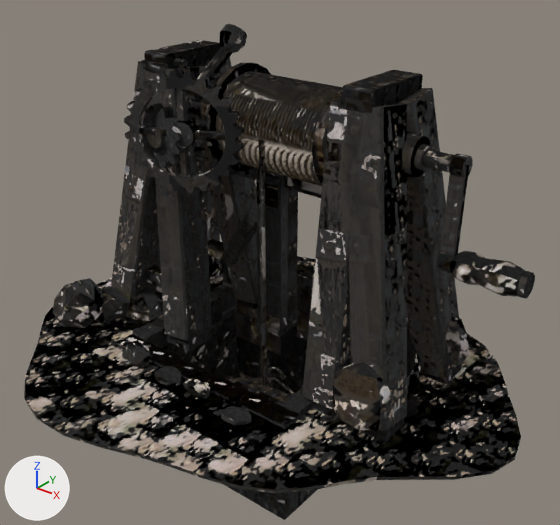
The glTF model godot/project/assets/forest_rescue/props/lf_mechanism_winch_sequence.glb as it was, and as the next commit left it.
Before and after are seen from a 50 mm lens placed at (3.97, -5.13, 4.05), pointed at (-0.02, -0.14, 0.96). The lights are fixed; the arrows at lower left show +X, +Y and +Z. The first picture is the older version. Objects named as collision shapes, trigger or cutter boxes, shadow casters or lower levels of detail are left out. Where no turn or scale is listed for an object, it has been applied to the vertices. Vertices at exactly the same position are counted once.

The first picture shows 'lf_mechanism_winch_sequence_LOD0', 'lf_mechanism_winch_sequence_big_gear_LOD0', 'lf_mechanism_winch_sequence_brake_lever_LOD0', 'lf_mechanism_winch_sequence_chest_lid_LOD0', 'lf_mechanism_winch_sequence_crank_LOD0', 'lf_mechanism_winch_sequence_drum_LOD0', 'lf_mechanism_winch_sequence_pawl_LOD0', 'lf_mechanism_winch_sequence_pinion_LOD0', 'lf_mechanism_winch_sequence_rope_LOD0' and 1 more.
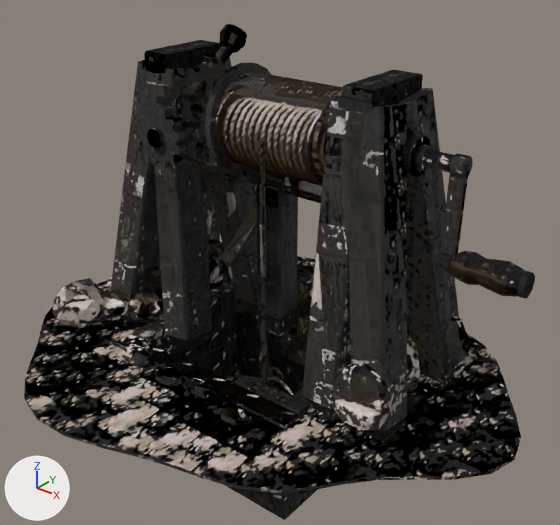
What differs and where, as boxes [x1, y1, x2, y2] in the pictures (560 x 525 px; the box of a moved part takes in the faces that stretch with it):
'lf_mechanism_winch_sequence_LOD0', reshaped, surface changed: [24, 40, 521, 520] in both
'lf_mechanism_winch_sequence_big_gear_LOD0', reshaped, moved: before [124, 69, 244, 193]; after [155, 62, 250, 181]
'lf_mechanism_winch_sequence_pawl_LOD0', moved: before [174, 58, 190, 73]; after [203, 51, 219, 66]
part 1 of me_lf_mechanism_winch_sequence_big_gear_lod0, moved or reshaped: before [124, 69, 244, 193]; after [155, 62, 250, 181]
part 2 of me_lf_mechanism_winch_sequence_big_gear_lod0, moved or reshaped: before [168, 118, 199, 148]; after [200, 110, 206, 136]
part 3 of me_lf_mechanism_winch_sequence_big_gear_lod0, moved or reshaped (not visible afterwards): before [194, 130, 225, 140]
part 4 of me_lf_mechanism_winch_sequence_big_gear_lod0, moved or reshaped: before [139, 126, 166, 136]; after [181, 119, 200, 128]
part 5 of me_lf_mechanism_winch_sequence_crank_lod0, surface changed: [402, 133, 532, 297] in both
part 6 of me_lf_mechanism_winch_sequence_drum_lod0, surface changed: [202, 63, 342, 186] in both
part 7 of me_lf_mechanism_winch_sequence_lod0, moved or reshaped: before [204, 161, 322, 198]; after [204, 161, 322, 203]
part 8 of me_lf_mechanism_winch_sequence_lod0, moved or reshaped: before [221, 169, 298, 319]; after [221, 173, 298, 319]
part 9 of me_lf_mechanism_winch_sequence_lod0, moved or reshaped (not visible afterwards): before [195, 119, 205, 130]
part 10 of me_lf_mechanism_winch_sequence_lod0, surface changed: [24, 40, 521, 515] in both

Edits to the bpy script that builds the scene:
```text
Change me_lf_mechanism_winch_sequence_big_gear_lod0:
    remove me_lf_mechanism_winch_sequence_big_gear_lod0.from_pydata(...)  # 444 vertices, 868 faces; spans x -0.492..0.492, y -0.252..0.252, z -0.519..0.519
    add me_lf_mechanism_winch_sequence_big_gear_lod0.from_pydata(...)  # 444 vertices, 868 faces; spans x -0.399..0.399, y -0.399..0.399, z -0.519..0.519
    me_lf_mechanism_winch_sequence_big_gear_lod0 part 1: the loose piece of 384 vertices spanning x -0.492..0.492, y -0.252..0.252, z -0.519..0.519 is turned 21 degrees about the z axis through its middle
    me_lf_mechanism_winch_sequence_big_gear_lod0 part 2: the loose piece of 28 vertices spanning x -0.133..0.133, y -0.11..0.11, z -0.112..0.112 is turned 21 degrees about the z axis through its middle
    me_lf_mechanism_winch_sequence_big_gear_lod0 part 3: the loose piece of 8 vertices spanning x 0.071..0.385, y 0.006..0.197, z -0.025..0.025 is turned 21 degrees about the z axis through the mesh origin
    me_lf_mechanism_winch_sequence_big_gear_lod0 part 4: the loose piece of 8 vertices spanning x -0.385..-0.071, y -0.197..-0.006, z -0.025..0.025 is turned 21 degrees about the z axis through the mesh origin
Change me_lf_mechanism_winch_sequence_crank_lod0:
    where me_lf_mechanism_winch_sequence_crank_lod0.from_pydata(...)  # 250 vertices, 472 faces; spans x -0.05..1.079, y -0.193..0.16, z -0.888..0.158
    me_lf_mechanism_winch_sequence_crank_lod0 part 5: texture (UV) coordinates of 472 of 472 faces, centred in x -0.05..1.079, y -0.18..0.157, z -0.884..0.158, changed; they spanned u 0.09..0.99, v 0.03..0.99 and now span u 0.06..0.99, v 0.0..0.99
Change me_lf_mechanism_winch_sequence_drum_lod0:
    where me_lf_mechanism_winch_sequence_drum_lod0.from_pydata(...)  # 144 vertices, 228 faces; spans x -1.46..1.16, y -0.48..0.48, z -0.48..0.48
    me_lf_mechanism_winch_sequence_drum_lod0 part 6: texture (UV) coordinates of 228 of 228 faces, centred in x -1.46..1.16, y -0.48..0.48, z -0.48..0.48, changed; they spanned u 0.0..0.99, v 0.0..0.86 and now span u 0.03..0.88, v 0.21..0.99
Change me_lf_mechanism_winch_sequence_lod0:
    where me_lf_mechanism_winch_sequence_lod0.from_pydata(...)  # 1969 vertices, 3492 faces; spans x -2.65..2.38, y -2.23..1.77, z -1.04..2.73
    me_lf_mechanism_winch_sequence_lod0 part 7: the loose piece of 16 vertices spanning x -1.26..0.88, y 0.14..0.31, z 1.55..1.72 is moved by (0.0, 0.0, -0.05)
    me_lf_mechanism_winch_sequence_lod0 part 8: all 12 vertices in x -0.5..-0.2, y 0.08..0.37, z 1.48..1.69 are moved by (0.0, 0.0, -0.05)
    me_lf_mechanism_winch_sequence_lod0 part 9
    me_lf_mechanism_winch_sequence_lod0.vertices[1965].co: (-0.68, -0.68, 2.14) -> (-0.7, -0.3, 2.14)
    me_lf_mechanism_winch_sequence_lod0.vertices[1966].co: (-0.68, -0.68, 2.23) -> (-0.7, -0.3, 2.23)
    me_lf_mechanism_winch_sequence_lod0.vertices[1967].co: (-0.59, -0.68, 2.14) -> (-0.61, -0.3, 2.14)
    me_lf_mechanism_winch_sequence_lod0.vertices[1968].co: (-0.59, -0.68, 2.23) -> (-0.61, -0.3, 2.23)
    me_lf_mechanism_winch_sequence_lod0 part 10: texture (UV) coordinates of 3383 of 3492 faces, centred in x -2.59..2.36, y -2.23..1.76, z -1.04..2.73, changed; they spanned u 0.0..1.0, v 0.0..0.99 and now span u 0.0..0.99, v 0.0..1.0
Change ob_lf_mechanism_winch_sequence_big_gear_lod0:
    ob_lf_mechanism_winch_sequence_big_gear_lod0.location: (-0.632, -0.678, 2.188) -> (-0.652, -0.3, 2.188)
Change ob_lf_mechanism_winch_sequence_pawl_lod0:
    ob_lf_mechanism_winch_sequence_pawl_lod0.location: (-0.64, -0.659, 2.768) -> (-0.666, -0.286, 2.768)
```
